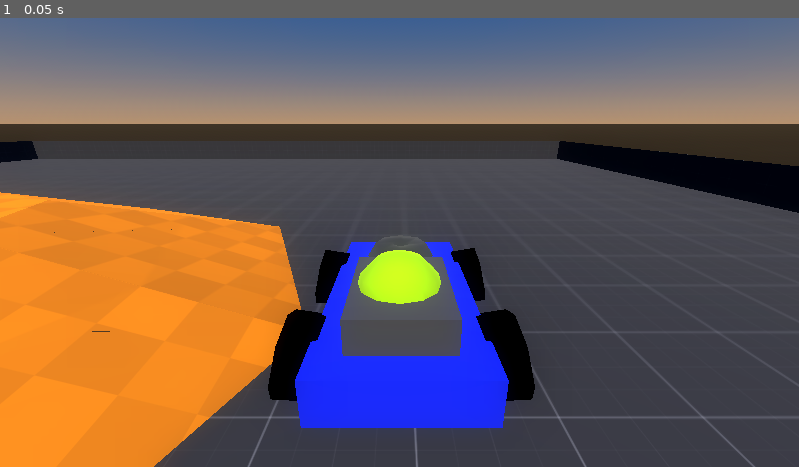
Above: before the commit, frame 1.
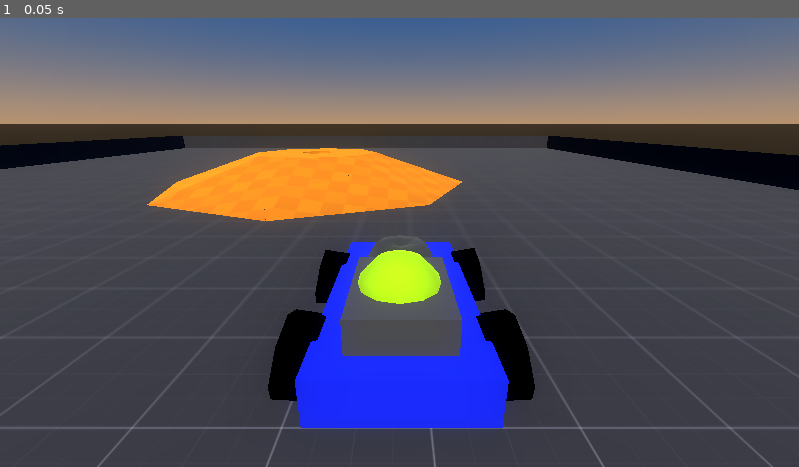
Above: after the commit, the same moment.

Repository: NoxLoveYa/Fire-Racer
Game: Godot game, scene res://Main.tscn
Two runs of this game, one before a commit and one after it. Both use one fixed random seed, a clock stepped at 60 frames per second and the inputs below.
Inputs:
- Up to frame 1 (0.05 s): no input

The runs differ from the first frame. In frame 1, 27% of the frame differs, in the area x 0-100%, y 26-100%.

Commit message:
[ADDED] collisions for kart

Diff:
--- a/Main.tscn
+++ b/Main.tscn
@@ -34,3 +34,4 @@
 light_color = Color(1, 0.9825, 0.97, 1)
 
 [node name="Player" parent="." instance=ExtResource("2_mx080")]
+transform = Transform3D(1, 0, 0, 0, 1, 0, 0, 0, 1, 1.55339, 0, -4.4578)
--- a/kart.tscn
+++ b/kart.tscn
@@ -23,6 +23,7 @@
 [node name="SceneRoot" type="Node3D"]
 
 [node name="Kart" type="CSGCombiner3D" parent="."]
+use_collision = true
 
 [node name="Frame" type="CSGBox3D" parent="Kart"]
 transform = Transform3D(1, 0, 0, 0, 1, 0, 0, 0, 1, 0.0450416, 0.118496, 0.0744638)
